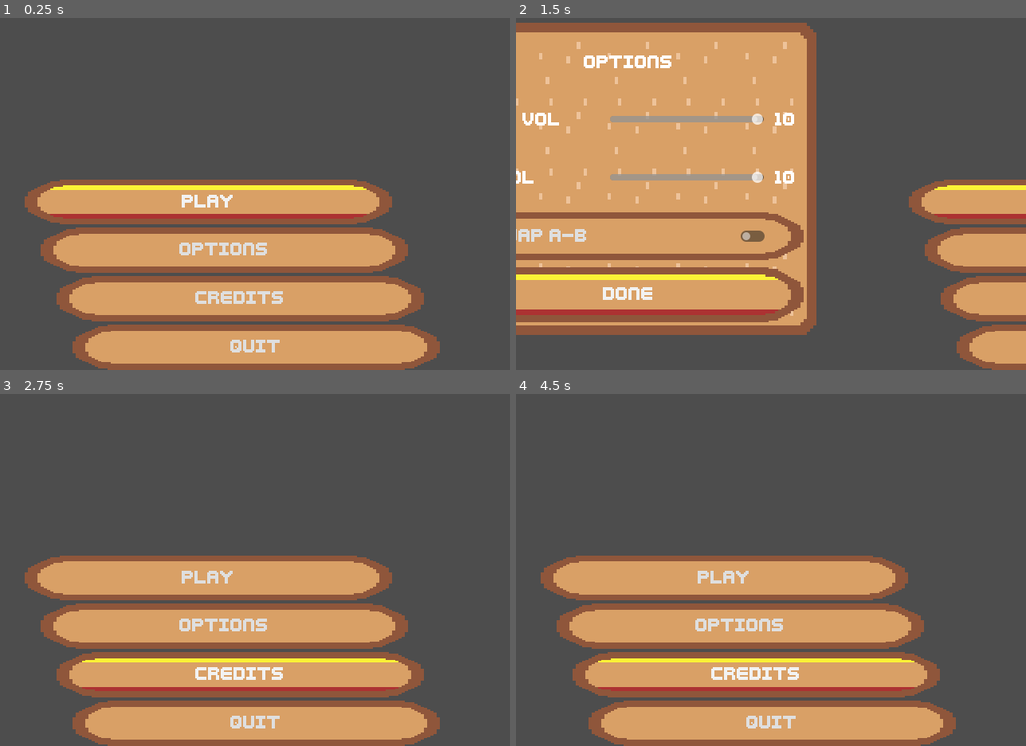
Above: before the commit, frames 1-4 (two rows, left to right).
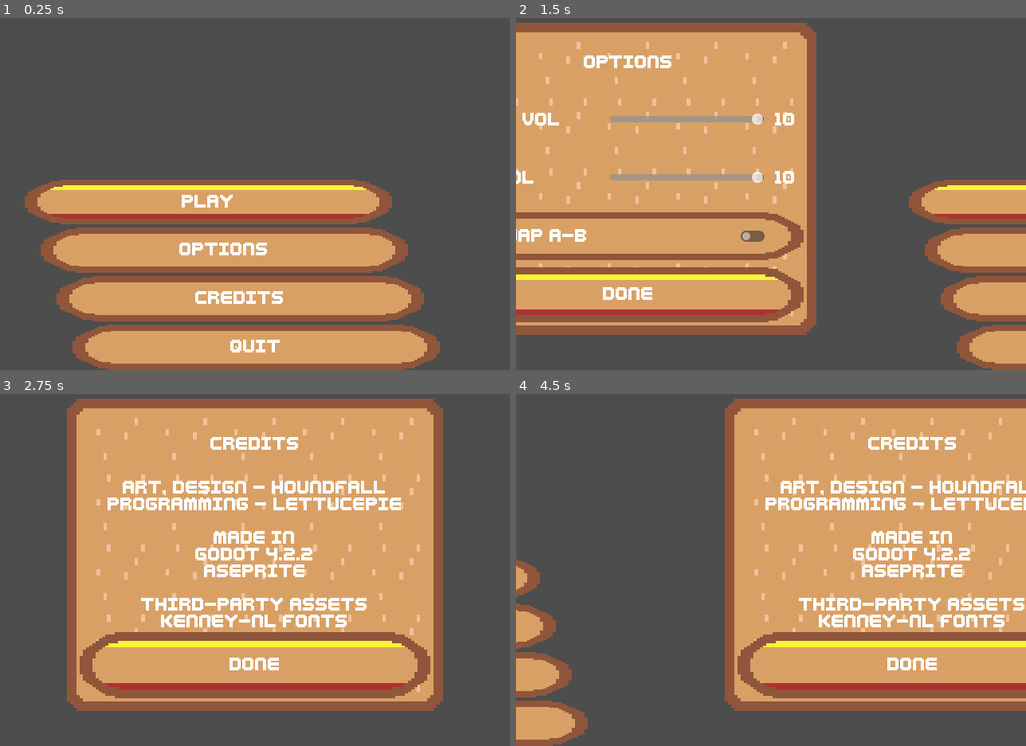
Above: after the commit, the same moments.

Repository: LettucePie/burgert
Game: Godot game, scene res://scenes/ui/main_menu.tscn
Same seed, same stepped clock (60 frames per second), same inputs: the game is played once before the commit and once after it.
Inputs (mouse positions are in pixels of both pictures, inside the frame that each line leads up to):
- Up to frame 1 (0.25 s): no input
- Up to frame 2 (1.5 s): click "Options" at 0.5 s; click "Done" at 1.25 s
- Up to frame 3 (2.75 s): click "Credits" at 2 s
- Up to frame 4 (4.5 s): click (725, 577) at 2.75 s, where only the run before the commit has a clickable "Play"; click (725, 577) at 3.5 s, where only the run before the commit has a clickable "Play"; click (771, 665) at 4.25 s, where only the run after the commit has a clickable "Done"

The runs differ from the first frame. In frame 1, 0.9% of the frame differs, in the area x 35-56%, y 63-96%; in frame 2, 0.3%; in frame 3, 59%; in frame 4, 68%, in the area x 0-100%, y 1-100%.

Commit message:
add credits and quit

Diff:
--- a/assets/resources/ui/theme_a.tres
+++ b/assets/resources/ui/theme_a.tres
@@ -8,6 +8,9 @@
 
 [resource]
 default_font = ExtResource("4_rwklj")
+Button/colors/font_color = Color(1, 1, 1, 1)
+Button/colors/font_focus_color = Color(1, 1, 1, 1)
+Button/colors/font_hover_color = Color(1, 1, 1, 1)
 Button/styles/focus = ExtResource("1_vlvem")
 Button/styles/hover = ExtResource("1_vlvem")
 Button/styles/normal = ExtResource("2_e552v")
--- a/scenes/ui/main_menu.gd
+++ b/scenes/ui/main_menu.gd
@@ -20,8 +20,12 @@
 		anim.play("options_open")
 		current_screen = SCREENS.OPTIONS
 		$Options/Panel/VBoxContainer/mus_vol.grab_focus()
-		$Options/Panel/VBoxContainer/mus_vol.grab_click_focus()
-
+	if but == "credits" and current_screen == SCREENS.MAIN:
+		anim.play("credits_open")
+		current_screen = SCREENS.CREDITS
+		$Credits/Panel/VBoxContainer/finished.grab_focus()
+	if but == "quit":
+		get_tree().quit()
 
 
 func option_button_event(but):
@@ -30,3 +34,11 @@
 		anim.play("options_close")
 		current_screen = SCREENS.MAIN
 		$Main/Play.grab_focus()
+
+
+func credit_button_event(but):
+	print("Button Pressed: ", but)
+	if but == "credits_done" and current_screen == SCREENS.CREDITS:
+		anim.play("credits_close")
+		current_screen = SCREENS.MAIN
+		$Main/Play.grab_focus()
--- a/scenes/ui/main_menu.tscn
+++ b/scenes/ui/main_menu.tscn
@@ -30,6 +30,18 @@
 "update": 0,
 "values": [Vector2(-641, 0)]
 }
+tracks/2/type = "value"
+tracks/2/imported = false
+tracks/2/enabled = true
+tracks/2/path = NodePath("Credits:position")
+tracks/2/interp = 1
+tracks/2/loop_wrap = true
+tracks/2/keys = {
+"times": PackedFloat32Array(0),
+"transitions": PackedFloat32Array(1),
+"update": 0,
+"values": [Vector2(640, 0)]
+}
 
 [sub_resource type="Animation" id="Animation_kgpfh"]
 length = 0.001
@@ -57,6 +69,18 @@
 "update": 0,
 "values": [Vector2(-641, 0)]
 }
+tracks/2/type = "value"
+tracks/2/imported = false
+tracks/2/enabled = true
+tracks/2/path = NodePath("Credits:position")
+tracks/2/interp = 1
+tracks/2/loop_wrap = true
+tracks/2/keys = {
+"times": PackedFloat32Array(0),
+"transitions": PackedFloat32Array(1),
+"update": 0,
+"values": [Vector2(640, 0)]
+}
 
 [sub_resource type="Animation" id="Animation_1hjmr"]
 resource_name = "options_open"
@@ -114,9 +138,67 @@
 "values": [Vector2(-1, 0), Vector2(-641, 0)]
 }
 
+[sub_resource type="Animation" id="Animation_7svb8"]
+resource_name = "credits_open"
+length = 0.6
+tracks/0/type = "value"
+tracks/0/imported = false
+tracks/0/enabled = true
+tracks/0/path = NodePath("Main:position")
+tracks/0/interp = 1
+tracks/0/loop_wrap = true
+tracks/0/keys = {
+"times": PackedFloat32Array(0, 0.6),
+"transitions": PackedFloat32Array(1, 1),
+"update": 0,
+"values": [Vector2(0, 0), Vector2(-640, 0)]
+}
+tracks/1/type = "value"
+tracks/1/imported = false
+tracks/1/enabled = true
+tracks/1/path = NodePath("Credits:position")
+tracks/1/interp = 1
+tracks/1/loop_wrap = true
+tracks/1/keys = {
+"times": PackedFloat32Array(0, 0.6),
+"transitions": PackedFloat32Array(1, 1),
+"update": 0,
+"values": [Vector2(640, 0), Vector2(0, 0)]
+}
+
+[sub_resource type="Animation" id="Animation_xe17m"]
+resource_name = "credits_close"
+length = 0.6
+tracks/0/type = "value"
+tracks/0/imported = false
+tracks/0/enabled = true
+tracks/0/path = NodePath("Main:position")
+tracks/0/interp = 1
+tracks/0/loop_wrap = true
+tracks/0/keys = {
+"times": PackedFloat32Array(0, 0.6),
+"transitions": PackedFloat32Array(1, 1),
+"update": 0,
+"values": [Vector2(-640, 0), Vector2(0, 0)]
+}
+tracks/1/type = "value"
+tracks/1/imported = false
+tracks/1/enabled = true
+tracks/1/path = NodePath("Credits:position")
+tracks/1/interp = 1
+tracks/1/loop_wrap = true
+tracks/1/keys = {
+"times": PackedFloat32Array(0, 0.6),
+"transitions": PackedFloat32Array(1, 1),
+"update": 0,
+"values": [Vector2(0, 0), Vector2(640, 0)]
+}
+
 [sub_resource type="AnimationLibrary" id="AnimationLibrary_c5ufq"]
 _data = {
 "RESET": SubResource("Animation_kgpfh"),
+"credits_close": SubResource("Animation_xe17m"),
+"credits_open": SubResource("Animation_7svb8"),
 "options_close": SubResource("Animation_tomv1"),
 "options_open": SubResource("Animation_1hjmr"),
 "start": SubResource("Animation_v5kc5")
@@ -145,7 +227,6 @@
 anchors_preset = 15
 anchor_right = 1.0
 anchor_bottom = 1.0
-offset_right = 0.000610352
 grow_horizontal = 2
 grow_vertical = 2
 
@@ -353,10 +434,73 @@
 focus_neighbor_bottom = NodePath("../mus_vol")
 text = "Done"
 
+[node name="Credits" type="Control" parent="."]
+layout_mode = 1
+anchors_preset = 15
+anchor_right = 1.0
+anchor_bottom = 1.0
+offset_left = 640.0
+offset_right = 640.0
+grow_horizontal = 2
+grow_vertical = 2
+
+[node name="Panel" type="Panel" parent="Credits"]
+layout_mode = 1
+anchors_preset = -1
+anchor_right = 1.0
+anchor_bottom = 1.0
+offset_left = 80.0
+offset_top = 40.0
+offset_right = -80.0
+offset_bottom = -40.0
+grow_horizontal = 2
+grow_vertical = 2
+
+[node name="VBoxContainer" type="VBoxContainer" parent="Credits/Panel"]
+layout_mode = 1
+anchors_preset = -1
+anchor_right = 1.0
+anchor_bottom = 1.0
+offset_left = 20.0
+offset_top = 20.0
+offset_right = -20.0
+offset_bottom = -20.0
+grow_horizontal = 2
+grow_vertical = 2
+
+[node name="Label" type="Label" parent="Credits/Panel/VBoxContainer"]
+layout_mode = 2
+size_flags_vertical = 6
+text = "CREDITS"
+horizontal_alignment = 1
+vertical_alignment = 1
+
+[node name="Label2" type="Label" parent="Credits/Panel/VBoxContainer"]
+layout_mode = 2
+text = "Art, Design - Houndfall
+Programming - lettucepie
+
+Made in
+Godot 4.2.2
+Aseprite
+
+third-party assets
+kenney-nl fonts"
+horizontal_alignment = 1
+vertical_alignment = 1
+
+[node name="finished" type="Button" parent="Credits/Panel/VBoxContainer"]
+layout_mode = 2
+size_flags_vertical = 3
+text = "Done"
+
 [connection signal="pressed" from="Main/Options" to="." method="main_button_event" binds= ["options"]]
+[connection signal="pressed" from="Main/Credits" to="." method="main_button_event" binds= ["credits"]]
+[connection signal="pressed" from="Main/Quit" to="." method="main_button_event" binds= ["quit"]]
 [connection signal="focus_entered" from="Options/Panel/VBoxContainer/mus_vol" to="Options/Panel/VBoxContainer/mus_vol" method="_on_focus_entered"]
 [connection signal="focus_exited" from="Options/Panel/VBoxContainer/mus_vol" to="Options/Panel/VBoxContainer/mus_vol" method="_on_focus_exited"]
 [connection signal="focus_entered" from="Options/Panel/VBoxContainer/sfx_vol" to="Options/Panel/VBoxContainer/sfx_vol" method="_on_focus_entered"]
 [connection signal="focus_exited" from="Options/Panel/VBoxContainer/sfx_vol" to="Options/Panel/VBoxContainer/sfx_vol" method="_on_focus_exited"]
 [connection signal="pressed" from="Options/Panel/VBoxContainer/swap_confirm" to="." method="option_button_event" binds= ["swap_ab"]]
 [connection signal="pressed" from="Options/Panel/VBoxContainer/finished" to="." method="option_button_event" binds= ["options_done"]]
+[connection signal="pressed" from="Credits/Panel/VBoxContainer/finished" to="." method="credit_button_event" binds= ["credits_done"]]
Not shown: 1 places in scenes/ui/main_menu.tscn that only renumber resources
